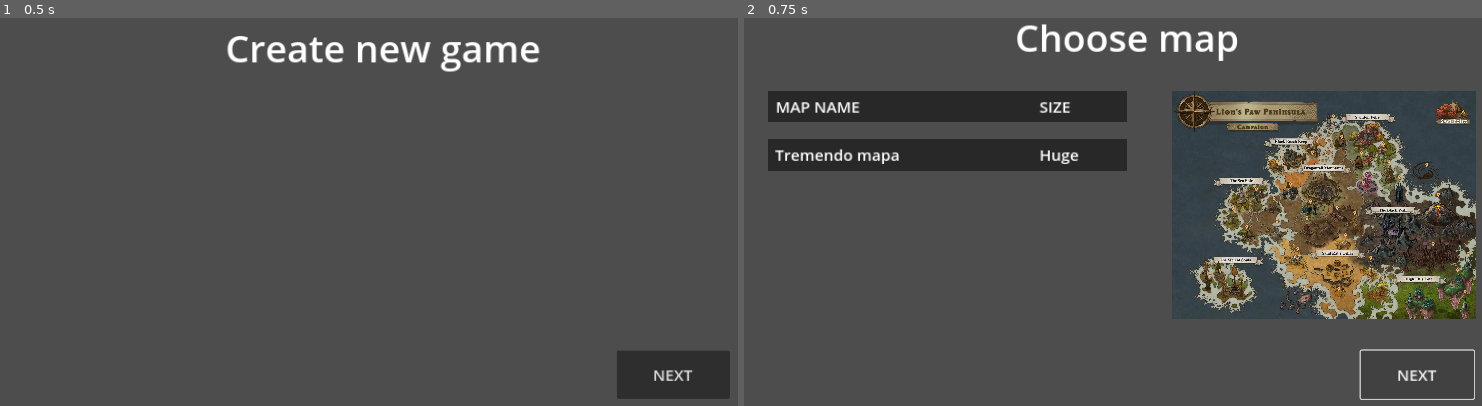
Above: before the commit, frames 1-2 (left to right).
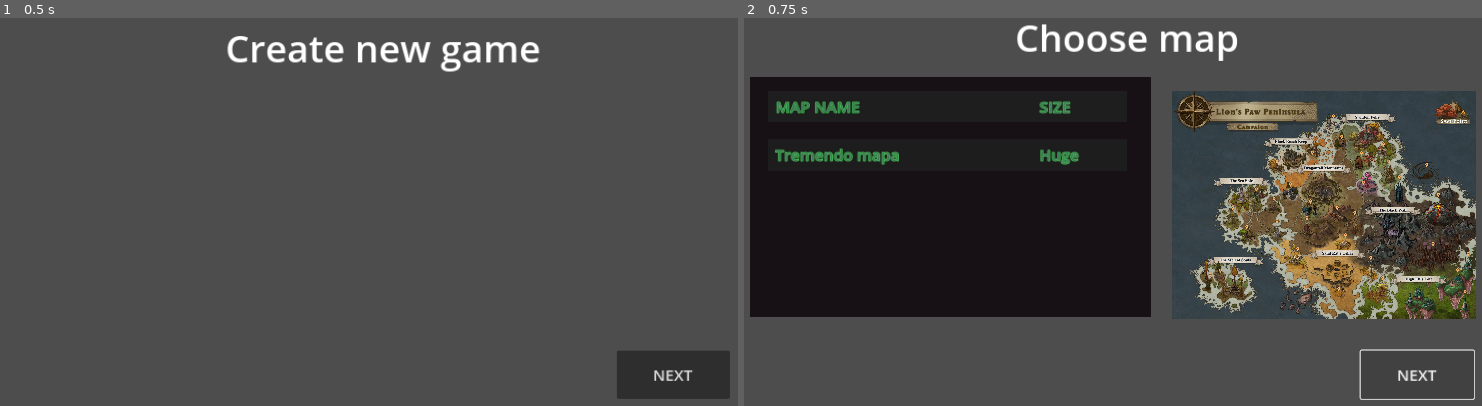
Above: after the commit, the same moments.

Repository: codemonsters/tag-of-war
Game: Godot game, scene res://screens/menu/create_game.tscn
Same seed, same stepped clock (60 frames per second), same inputs: the game is played once before the commit and once after it. This scene is started directly instead of the project's main scene.
Inputs:
- Up to frame 1 (0.5 s): no input
- Up to frame 2 (0.75 s): click "NEXT" at 0.5 s

Frame 1 is identical in both runs. In frame 2, 27% of the frame differs, in the area x 0-56%, y 15-78%.

Commit message:
Progreso en pantalla crear partida

Diff:
--- a/cliente/src/screens/menu/create_game.tscn
+++ b/cliente/src/screens/menu/create_game.tscn
@@ -19,6 +19,14 @@
 anchor_bottom = 1.0
 grow_horizontal = 2
 grow_vertical = 2
+
+[node name="TableBackground" type="ColorRect" parent="ChooseMap"]
+layout_mode = 0
+offset_left = 37.0
+offset_top = 156.0
+offset_right = 678.0
+offset_bottom = 539.0
+color = Color(0.0903325, 0.0677307, 0.0836847, 1)
 
 [node name="MapSelectTitle" type="Label" parent="ChooseMap"]
 layout_mode = 1
@@ -55,7 +63,7 @@
 offset_right = -0.160034
 offset_bottom = -0.240005
 grow_horizontal = 2
-color = Color(0, 0, 0, 0.470588)
+color = Color(0.117647, 0.117647, 0.117647, 1)
 
 [node name="MapName" type="Label" parent="ChooseMap/Header"]
 clip_contents = true
@@ -65,6 +73,10 @@
 anchor_right = 0.02
 offset_right = 137.0
 offset_bottom = 51.0
+theme_override_colors/font_color = Color(0.266667, 0.498039, 0.34902, 1)
+theme_override_colors/font_shadow_color = Color(0, 0, 0, 1)
+theme_override_colors/font_outline_color = Color(0.266667, 0.901961, 0.34902, 1)
+theme_override_constants/outline_size = 3
 theme_override_font_sizes/font_size = 25
 text = "MAP NAME"
 horizontal_alignment = 1
@@ -79,11 +91,14 @@
 anchor_right = 0.843
 anchor_bottom = 0.843
 offset_left = 0.148804
-offset_top = -0.00699997
-offset_right = 0.106415
-offset_bottom = 0.00699615
-grow_horizontal = 2
-grow_vertical = 2
+offset_top = -0.00700188
+offset_right = 0.106476
+offset_bottom = 0.00699997
+grow_horizontal = 2
+grow_vertical = 2
+theme_override_colors/font_color = Color(0.266667, 0.498039, 0.34902, 1)
+theme_override_colors/font_outline_color = Color(0.266667, 0.901961, 0.34902, 1)
+theme_override_constants/outline_size = 3
 theme_override_font_sizes/font_size = 25
 text = "SIZE"
 horizontal_alignment = 1
@@ -101,7 +116,7 @@
 offset_right = -0.160034
 offset_bottom = 76.76
 grow_horizontal = 2
-color = Color(0, 0, 0, 0.470588)
+color = Color(0.116127, 0.116127, 0.116127, 1)
 
 [node name="MapName" type="Label" parent="ChooseMap/Map1"]
 clip_contents = true
@@ -113,6 +128,9 @@
 offset_left = 0.496001
 offset_right = 342.496
 offset_bottom = 51.0
+theme_override_colors/font_color = Color(0.266667, 0.498039, 0.34902, 1)
+theme_override_colors/font_outline_color = Color(0.266667, 0.901961, 0.34902, 1)
+theme_override_constants/outline_size = 3
 theme_override_font_sizes/font_size = 25
 text = "Tremendo mapa"
 vertical_alignment = 1
@@ -132,6 +150,9 @@
 offset_bottom = 0.00699615
 grow_horizontal = 2
 grow_vertical = 2
+theme_override_colors/font_color = Color(0.266667, 0.498039, 0.34902, 1)
+theme_override_colors/font_outline_color = Color(0.266667, 0.901961, 0.34902, 1)
+theme_override_constants/outline_size = 3
 theme_override_font_sizes/font_size = 25
 text = "Huge"
 vertical_alignment = 1
